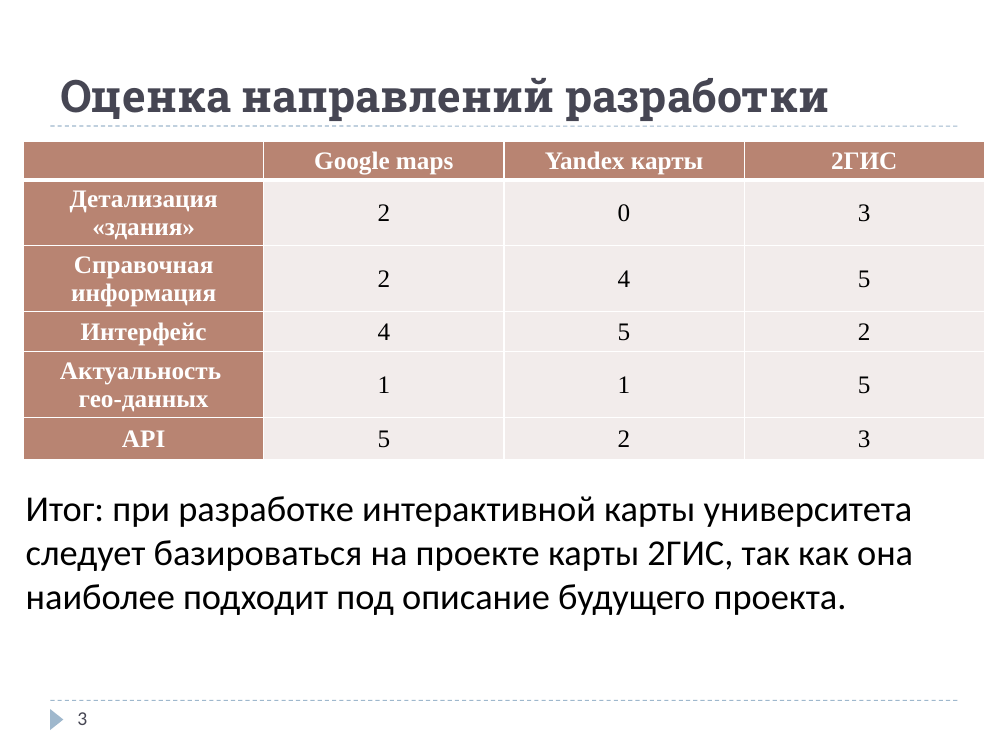
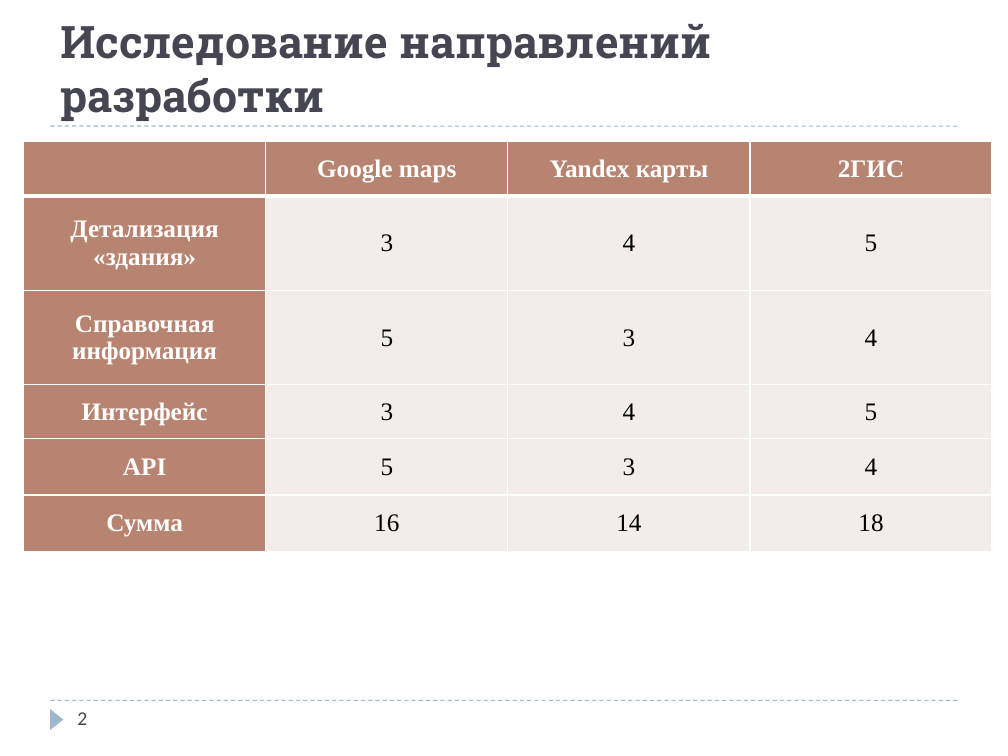
Before and after one commit to egorsh0/svg-map, a slide deck: slide 2 of docs/2016ВКР230618ШОХИН.pptx (slide 3 before the commit). Drawn at 1008x756 pixels with LibreOffice and Linux fonts; fonts in the diff are those of the drawing. Boxes give left, top, right and bottom in pixels: in the first picture for what was removed or moved away, otherwise in the second. Text is boxed around its words. In the diff, an @@ line names an element or a change of style, - is before the commit and + after.

```diff
--- a/docs/2016ВКР230618ШОХИН.pptx
+++ b/docs/2016ВКР230618ШОХИН.pptx
@@ title at box(60, 24, 712, 121): text changed @@
-Оценка направлений разработки
+Исследование направлений разработки
@@ table at box(23, 142, 991, 551) @@
-row 2: Детализация «здания» | 2 | 0 | 3
+row 2: Детализация «здания» | 3 | 4 | 5
-row 3: Справочная информация | 2 | 4 | 5
+row 3: Справочная информация | 5 | 3 | 4
-row 4: Интерфейс | 4 | 5 | 2
+row 4: Интерфейс | 3 | 4 | 5
-row 5: Актуальность / гео-данных | 1 | 1 | 5
+row 5: API | 5 | 3 | 4
-row 6: API | 5 | 2 | 3
+row 6: Сумма | 16 | 14 | 18
@@ table: place and size @@
-table at box(23, 142, 983, 477)
+table at box(23, 142, 991, 551)
@@ text removed at box(26, 496, 913, 615) @@
-Итог: при разработке интерактивной карты университета следует базироваться на проекте карты 2ГИС, так как она наиболее подходит под описание будущего проекта.
@@ page number at box(77, 712, 87, 725): text changed @@
-3
+2
```
Also in this commit, not shown: 6 other slides changed, 1 other file.
